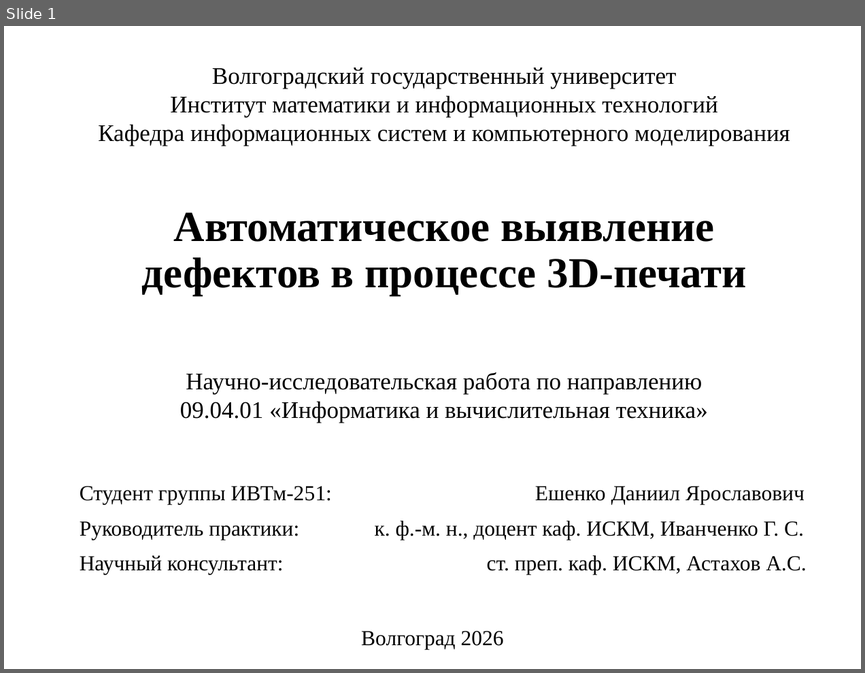
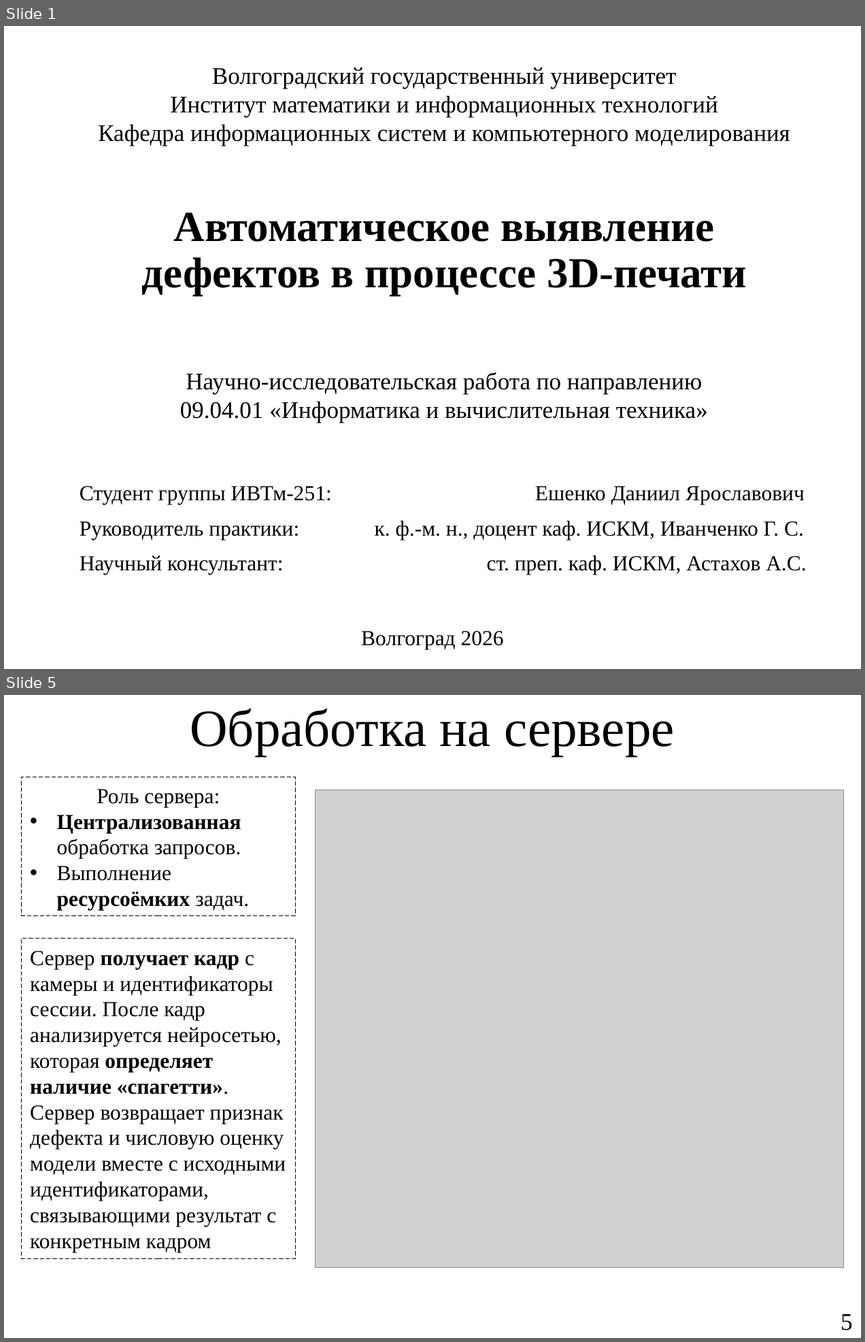
Before and after one commit to Yawllen/Nir2, a slide deck: presentation/NIR2_slide01_v2.pptx. Shown one above the other, each under a label of ours: slide 1 before the commit, slides 1 and 5 after it; the slides between them are not shown. The pictures are 865x673 and 865x1342 pixels, drawn with LibreOffice and Linux fonts; fonts in the diff are those of the drawing; grey boxes stand for pictures. Boxes give left, top, right and bottom in pixels: in the first picture for what was removed or moved away, otherwise in the second. Text is boxed around its words. In the diff, an @@ line names an element or a change of style, - is before the commit and + after.

```diff
--- a/presentation/NIR2_slide01_v2.pptx
+++ b/presentation/NIR2_slide01_v2.pptx
@@ slide 5 added at (x1=4, y1=695, x2=861, y2=1338), background #FFFFFF @@
@@ title added at (x1=190, y1=709, x2=674, y2=756), 44 pt, text #000000 @@
+Обработка на сервере
@@ rectangle added at (x1=21, y1=777, x2=294, y2=916), outline #000000 0.75 pt dashed, 18 pt, text #000000 @@
+Роль сервера:
+• Централизованная обработка запросов.
+• Выполнение ресурсоёмких задач.
@@ picture added at (x1=315, y1=790, x2=844, y2=1268) @@
@@ rectangle added at (x1=21, y1=938, x2=294, y2=1259), outline #000000 0.75 pt dashed, 18 pt, text #000000 @@
+Сервер получает кадр с камеры и идентификаторы сессии. После кадр анализируется нейросетью, которая определяет наличие «спагетти». Сервер возвращает признак дефекта и числовую оценку модели вместе с исходными идентификаторами, связывающими результат с конкретным кадром
@@ page number added at (x1=840, y1=1314, x2=853, y2=1330), 20 pt, text #000000 @@
+5
```
Also in this commit, not shown: 1 slide changed, 3 other slides added, 1 slide removed, 25 other files.
